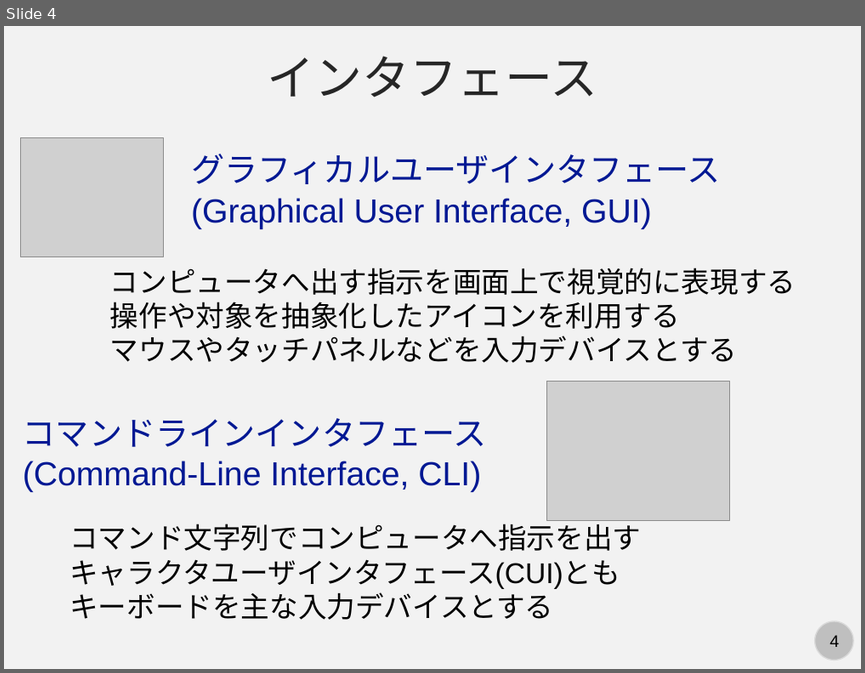
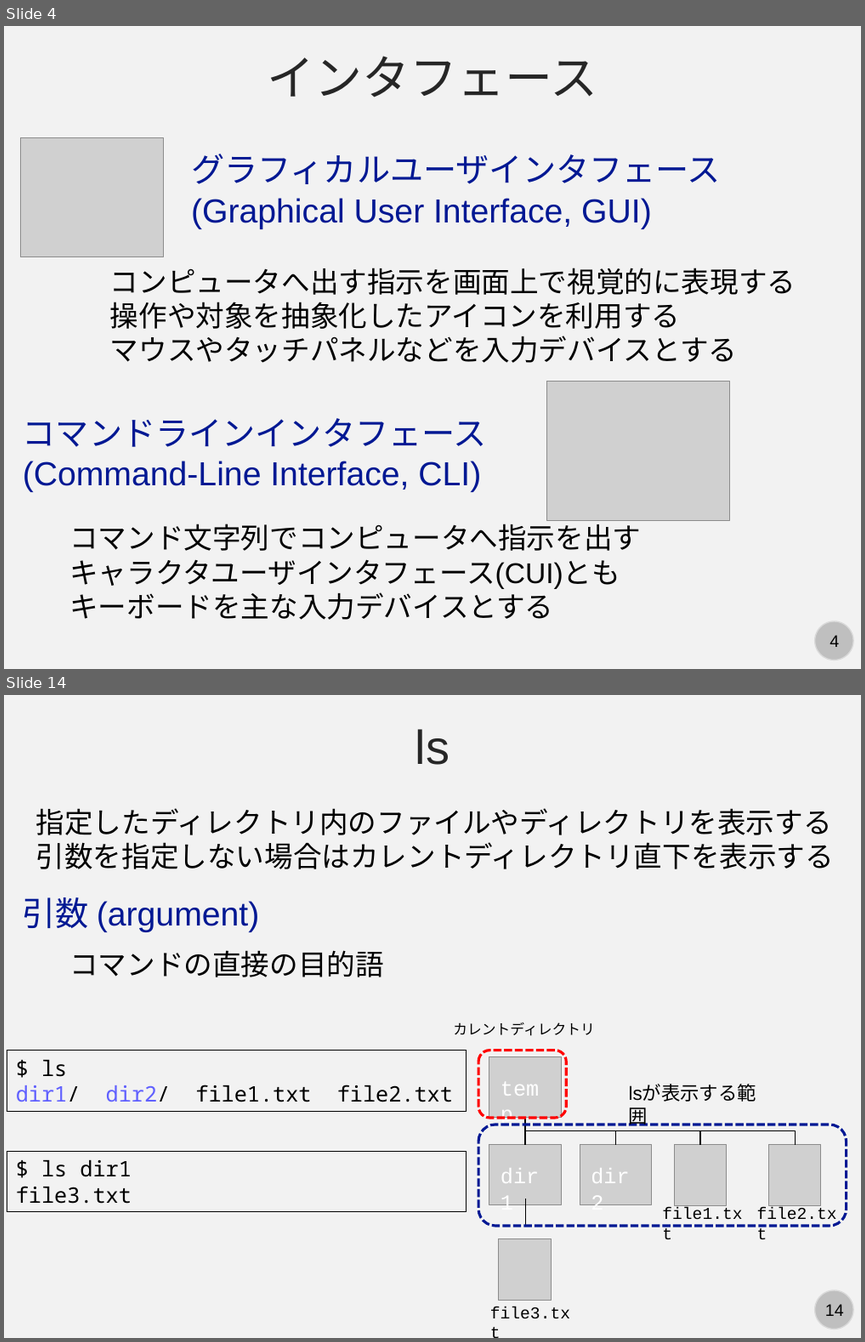
Before and after one commit to kaityo256/github, a slide deck: command/fig/slide.pptx. Shown one above the other, each under a label of ours: slide 4 before the commit, slides 4 and 14 after it; the slides between them are not shown. The pictures are 865x673 and 865x1342 pixels, drawn with LibreOffice and Linux fonts; fonts in the diff are those of the drawing; grey boxes stand for pictures. Boxes give left, top, right and bottom in pixels: in the first picture for what was removed or moved away, otherwise in the second. Text is boxed around its words. In the diff, an @@ line names an element or a change of style, - is before the commit and + after.

```diff
--- a/command/fig/slide.pptx
+++ b/command/fig/slide.pptx
@@ slide 14 added at [4,695,861,1338], background #F2F2F2; not listed: 2 template elements that a slide beside it also shows @@
@@ text added at [415,729,449,765], 40 pt, text #262626 @@
+ls
@@ text added at [36,808,834,869], 24 pt, text #000000 @@
+指定したディレクトリ内のファイルやディレクトリを表示する
+引数を指定しない場合はカレントディレクトリ直下を表示する
@@ text added at [23,897,259,932], 28 pt, text #011893 @@
+引数 (argument)
@@ text added at [69,950,384,977], 24 pt, text #000000 @@
+コマンドの直接の目的語
@@ text added at [453,1022,595,1036], 12 pt, text #000000 @@
+カレントディレクトリ
@@ rectangle added at [7,1050,466,1111], outline #000000 0.75 pt, 18 pt, text #000000 @@
+$ ls
+dir1/ dir2/ file1.txt file2.txt
@@ rounded rectangle added at [478,1049,566,1117], outline #FF0000 2.25 pt dashed @@
@@ picture added at [489,1056,561,1117] @@
@@ text added at [492,1071,556,1105], 18 pt, text #FFFFFF @@
+temp
@@ text added at [620,1077,783,1109], 16 pt, text #000000 @@
+lsが表示する範囲
@@ rounded rectangle added at [478,1124,846,1225], outline #011893 2.25 pt dashed @@
@@ elbow line added from (525, 1117) to (616, 1145), #000000 1 pt @@
@@ elbow line added from (525, 1117) to (701, 1145), #000000 1 pt @@
@@ elbow line added from (525, 1117) to (794, 1145), #000000 1 pt @@
@@ line added from (525, 1117) to (525, 1145), #000000 1 pt @@
@@ rectangle added at [7,1151,466,1212], outline #000000 0.75 pt, 18 pt, text #000000 @@
+$ ls dir1
+file3.txt
@@ picture added at [489,1145,561,1205] @@
@@ picture added at [579,1145,652,1205] @@
@@ picture added at [674,1145,726,1206] @@
@@ picture added at [768,1145,821,1206] @@
@@ text added at [492,1157,556,1192], 18 pt, text #FFFFFF @@
+dir1
@@ text added at [582,1157,647,1192], 18 pt, text #FFFFFF @@
+dir2
@@ line added from (526, 1199) to (526, 1226), #000000 1 pt @@
@@ text added at [662,1208,742,1225], 14 pt, text #000000 @@
+file1.txt
@@ text added at [757,1208,837,1225], 14 pt, text #000000 @@
+file2.txt
@@ picture added at [499,1239,551,1300] @@
@@ text added at [490,1306,570,1318], 14 pt, text #000000 @@
+file3.txt
```
Also in this commit, not shown: 1 slide changed, 13 other slides added, 1 slide removed.
